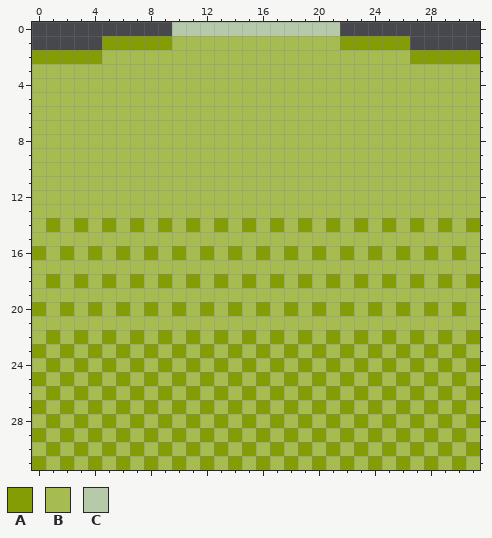
File history of a pixel-art sprite, img/tile/9.png. The picture above was drawn from the file before the commit.
The file is 32x32 pixels.
Palette (. is transparent): A #859d05  B #a7bc50  C #b6caa9
Now the later version:
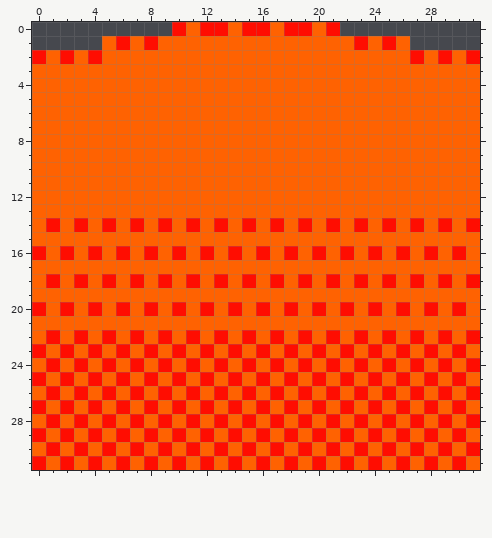
Changes in this commit:
colour A: #859d05 -> #ff0d01
colour B: #a7bc50 -> #ff6201
Changed rows in their new state; - is a pixel that keeps its letter.
first column x 1:
 0 ---------ABAABAABAABA---------
 1 ----B-B-B------------B-B-B----
 2 B-B------------------------B-B
Where, in picture pixels (left, top, right, bottom), the same in both pictures:
changed: (32, 22, 480, 470)
